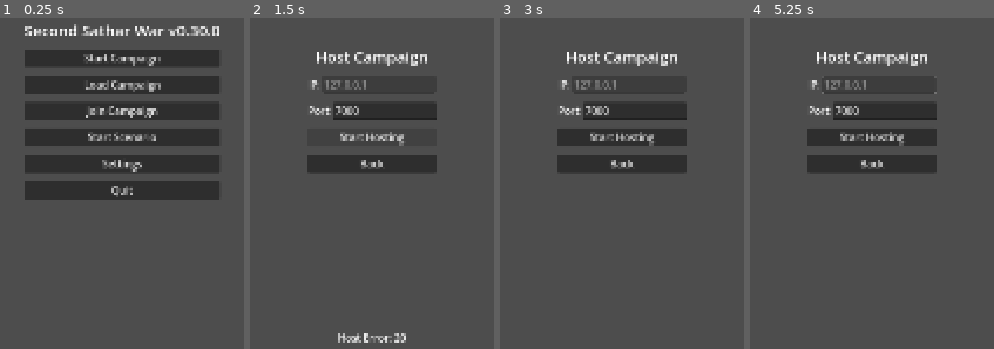
Above: before the commit, frames 1-4 (left to right).
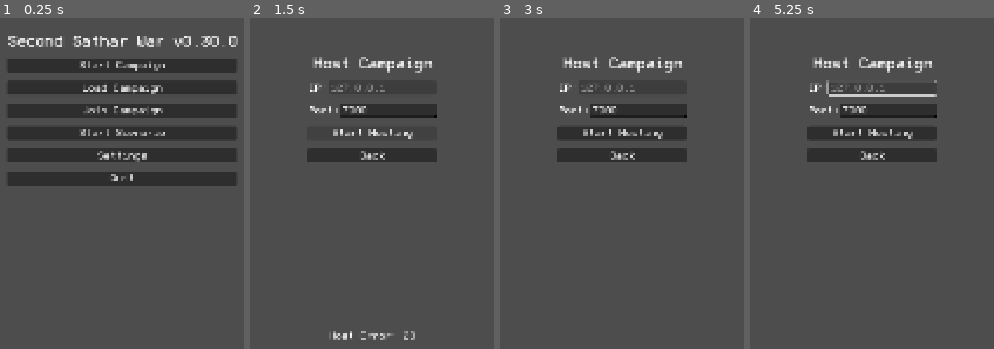
Above: after the commit, the same moments.

Repository: jjeffers/sf-kh-simulator
Game: Godot game, scene res://Scenes/MainMenu.tscn
Same seed, same stepped clock (60 frames per second), same inputs: the game is played once before the commit and once after it.
Inputs (mouse positions are in pixels of both pictures, inside the frame that each line leads up to):
- Up to frame 1 (0.25 s): no input
- Up to frame 2 (1.5 s): click "Start Campaign" at 0.5 s; click "Start Hosting" at 1.25 s
- Up to frame 3 (3 s): click "Back" at 2 s; click "Start Campaign" at 2.75 s
- Up to frame 4 (5.25 s): tap Enter at 3.5, 5 s; move the mouse to (outside the picture) at 3.52 s; hold Right (ui_right) 3.53-4.25 s; hold E 3.53-4.25 s; click (outside the picture) at 3.67 s; tap Space at 3.77, 4.25 s; drag from (outside the picture) to (832, 206) at 4.27 s; move the mouse to (outside the picture) at 5.02 s; hold Right (ui_right) from 5.03 s (still down); tap Tab at 5.1 s

The runs differ from the first frame. In frame 1, 24% of the frame differs, in the area x 3-98%, y 1-55%; in frame 2, 6.7%; in frame 3, 7.1%; in frame 4, 7.5%.

Commit message:
UI: Add Modenine font and set as default project theme font

Diff:
--- a/project.godot
+++ b/project.godot
@@ -40,6 +40,7 @@
 
 [gui]
 
+theme/custom_font="res://Assets/Modenine-2OPd.ttf"
 theme/custom_font_size=24
 
 [rendering]
Binary file added: Assets/Modenine-2OPd.ttf
Not shown, added: Assets/Modenine-2OPd.ttf.import
